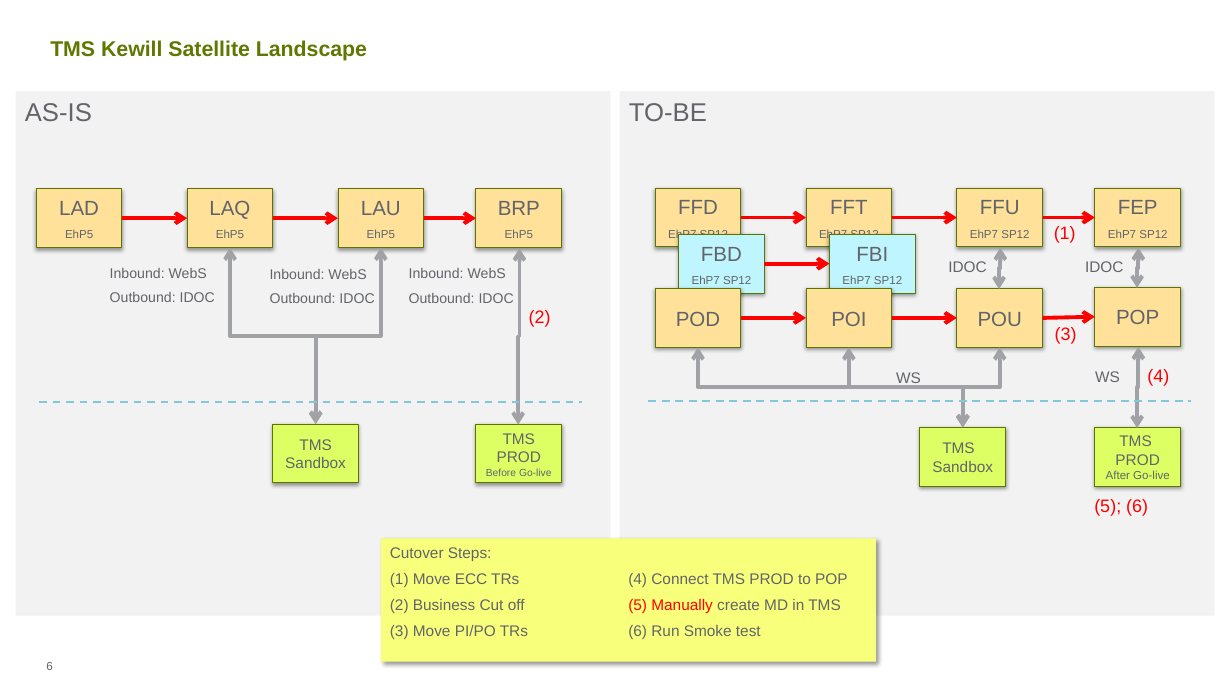
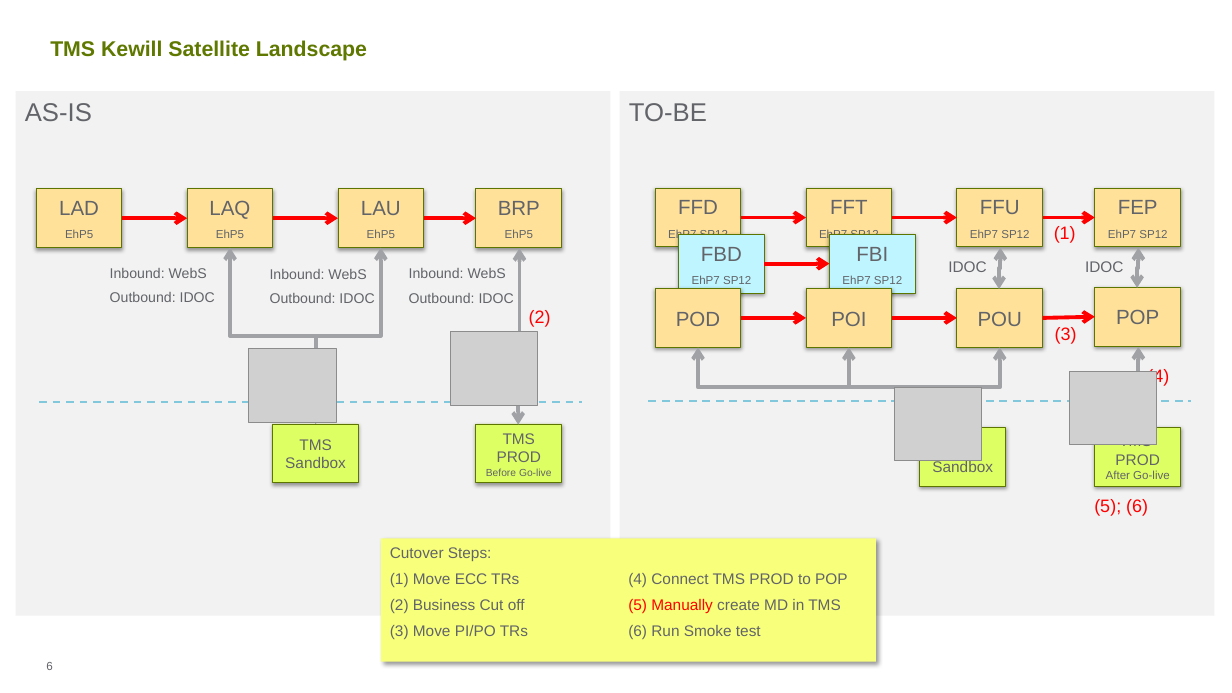
Before and after one commit to ldaher/syngenta-appmap, a slide deck: slide 6 of Satellite Status Report 20161107 vGC.PPTX. Drawn at 1232x693 pixels with LibreOffice and Linux fonts; fonts in the diff are those of the drawing; grey boxes stand for pictures; background and template pictures are left out. Boxes give left, top, right and bottom in pixels: in the first picture for what was removed or moved away, otherwise in the second. Text is boxed around its words. In the diff, an @@ line names an element or a change of style, - is before the commit and + after.

```diff
--- a/Satellite Status Report 20161107 vGC.PPTX
+++ b/Satellite Status Report 20161107 vGC.PPTX
@@ picture added at (x1=249, y1=348, x2=335, y2=422) @@
@@ picture added at (x1=451, y1=332, x2=538, y2=406) @@
@@ picture added at (x1=895, y1=387, x2=982, y2=461) @@
@@ text removed at (x1=896, y1=372, x2=921, y2=387) @@
-WS
@@ picture added at (x1=1069, y1=372, x2=1156, y2=445) @@
@@ text removed at (x1=1095, y1=371, x2=1120, y2=382) @@
-WS
```
Also in this commit, not shown: 3 other slides changed, 2 slides removed, 1 other file.
